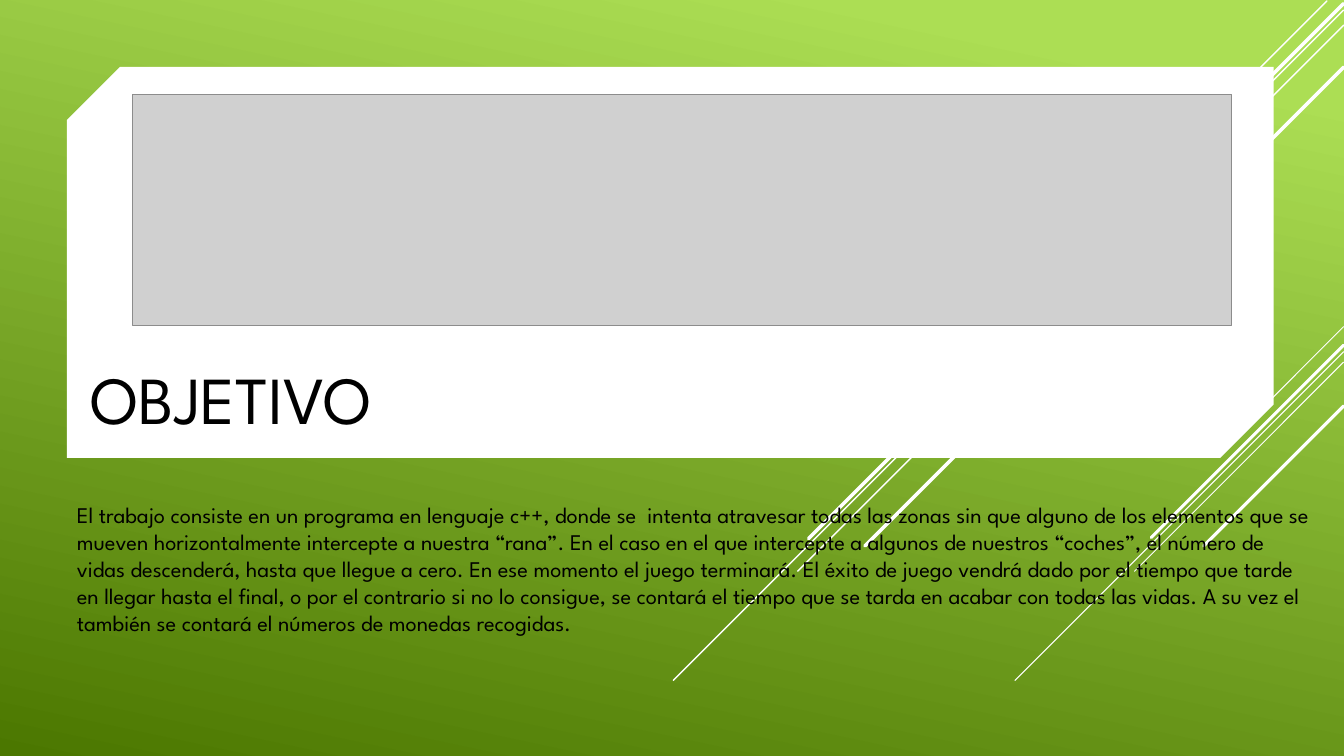
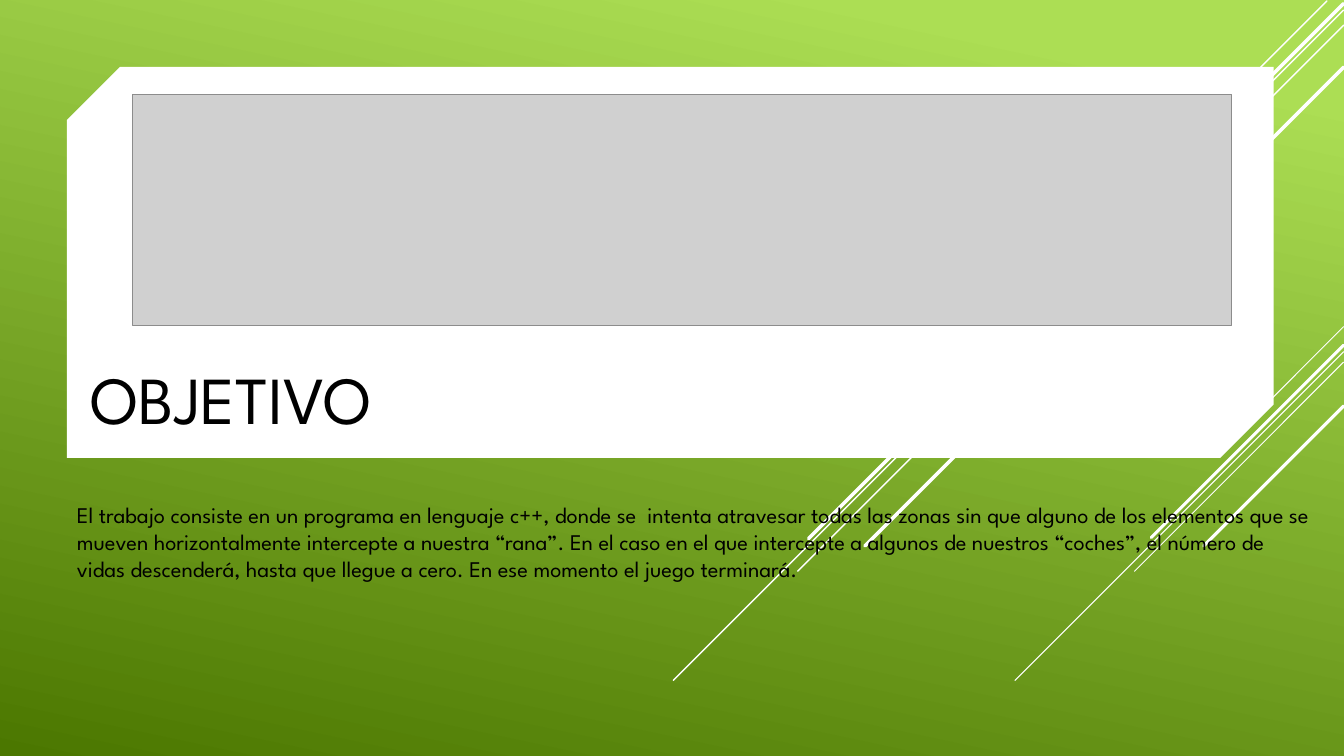
Before and after one commit to aigora/twA109_1920-camara-termica, a slide deck: slide 2 of CROSS the road.pptx. Drawn at 1344x756 pixels with LibreOffice and Linux fonts; fonts in the diff are those of the drawing; grey boxes stand for pictures. Boxes give left, top, right and bottom in pixels: in the first picture for what was removed or moved away, otherwise in the second. Text is boxed around its words. In the diff, an @@ line names an element or a change of style, - is before the commit and + after.

```diff
--- a/CROSS the road.pptx
+++ b/CROSS the road.pptx
@@ text at [77, 501, 1309, 584]: text changed @@
-El trabajo consiste en un programa en lenguaje c++, donde se intenta atravesar todas las zonas sin que alguno de los elementos que se mueven horizontalmente intercepte a nuestra “rana”. En el caso en el que intercepte a algunos de nuestros “coches”, el número de vidas descenderá, hasta que llegue a cero. En ese momento el juego terminará. El éxito de juego vendrá dado por el tiempo que tarde en llegar hasta el final, o por el contrario si no lo consigue, se contará el tiempo que se tarda en acabar con todas las vidas. A su vez el también se contará el números de monedas recogidas.
+El trabajo consiste en un programa en lenguaje c++, donde se intenta atravesar todas las zonas sin que alguno de los elementos que se mueven horizontalmente intercepte a nuestra “rana”. En el caso en el que intercepte a algunos de nuestros “coches”, el número de vidas descenderá, hasta que llegue a cero. En ese momento el juego terminará.
```
Also in this commit, not shown: 4 other slides changed, 3 slides added.
